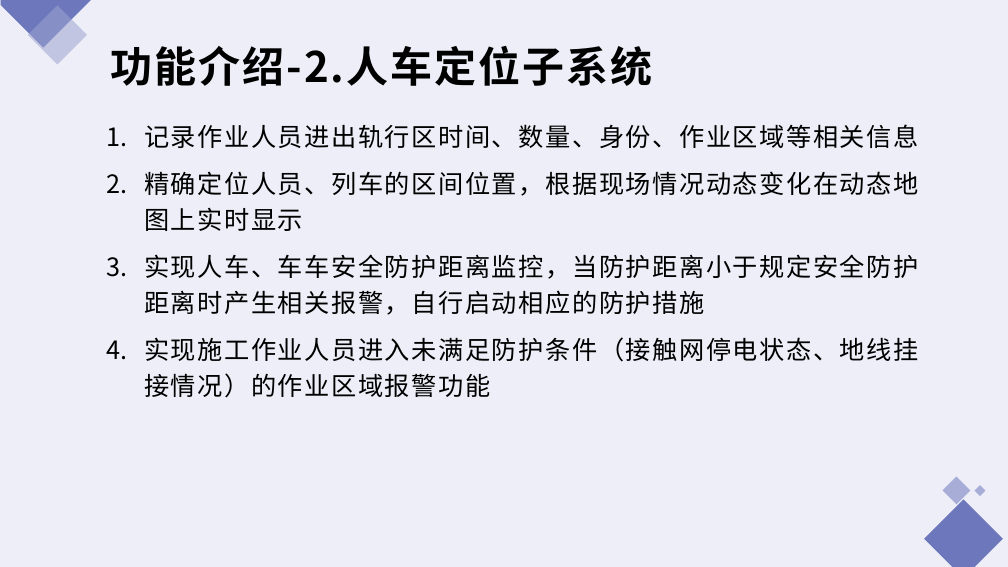
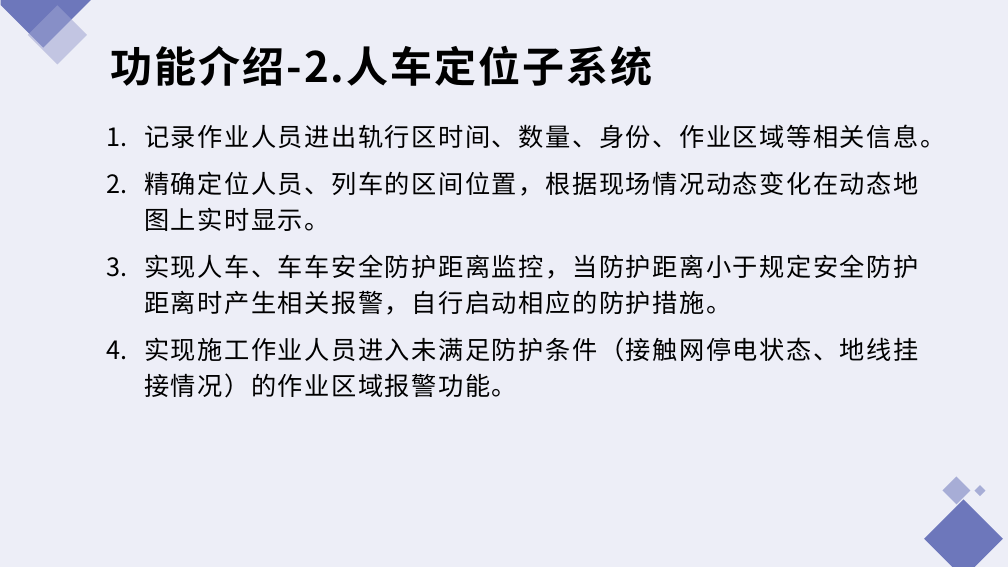
Before and after one commit to hanlibin1981/hlb, a slide deck: slide 7 of 深圳地铁智能施工管控项目总结报告.pptx. Drawn at 1008x567 pixels with LibreOffice and Linux fonts; fonts in the diff are those of the drawing. Boxes give left, top, right and bottom in pixels: in the first picture for what was removed or moved away, otherwise in the second. Text is boxed around its words. In the diff, an @@ line names an element or a change of style, - is before the commit and + after.

```diff
--- a/深圳地铁智能施工管控项目总结报告.pptx
+++ b/深圳地铁智能施工管控项目总结报告.pptx
@@ text at (144, 124, 945, 398): text changed @@
-  1. 记录作业人员进出轨行区时间、数量、身份、作业区域等相关信息
-  2. 精确定位人员、列车的区间位置，根据现场情况动态变化在动态地图上实时显示
-  3. 实现人车、车车安全防护距离监控，当防护距离小于规定安全防护距离时产生相关报警，自行启动相应的防护措施
-  4. 实现施工作业人员进入未满足防护条件（接触网停电状态、地线挂接情况）的作业区域报警功能
+  1. 记录作业人员进出轨行区时间、数量、身份、作业区域等相关信息。
+  2. 精确定位人员、列车的区间位置，根据现场情况动态变化在动态地图上实时显示。
+  3. 实现人车、车车安全防护距离监控，当防护距离小于规定安全防护距离时产生相关报警，自行启动相应的防护措施。
+  4. 实现施工作业人员进入未满足防护条件（接触网停电状态、地线挂接情况）的作业区域报警功能。
```
Also in this commit, not shown: 5 other slides changed.
